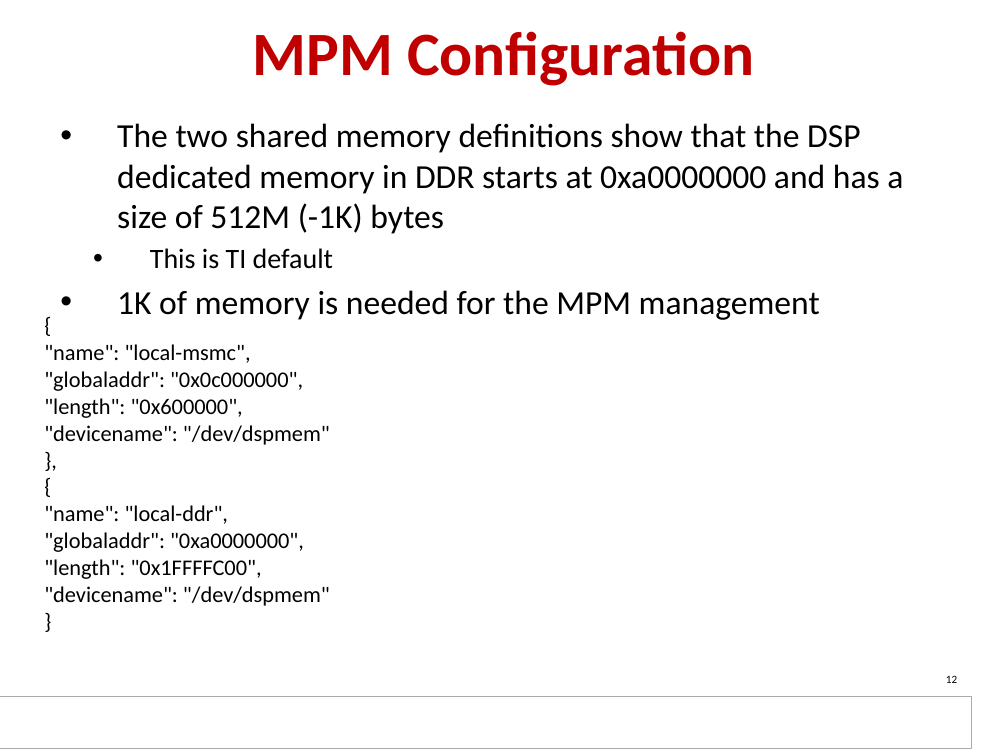
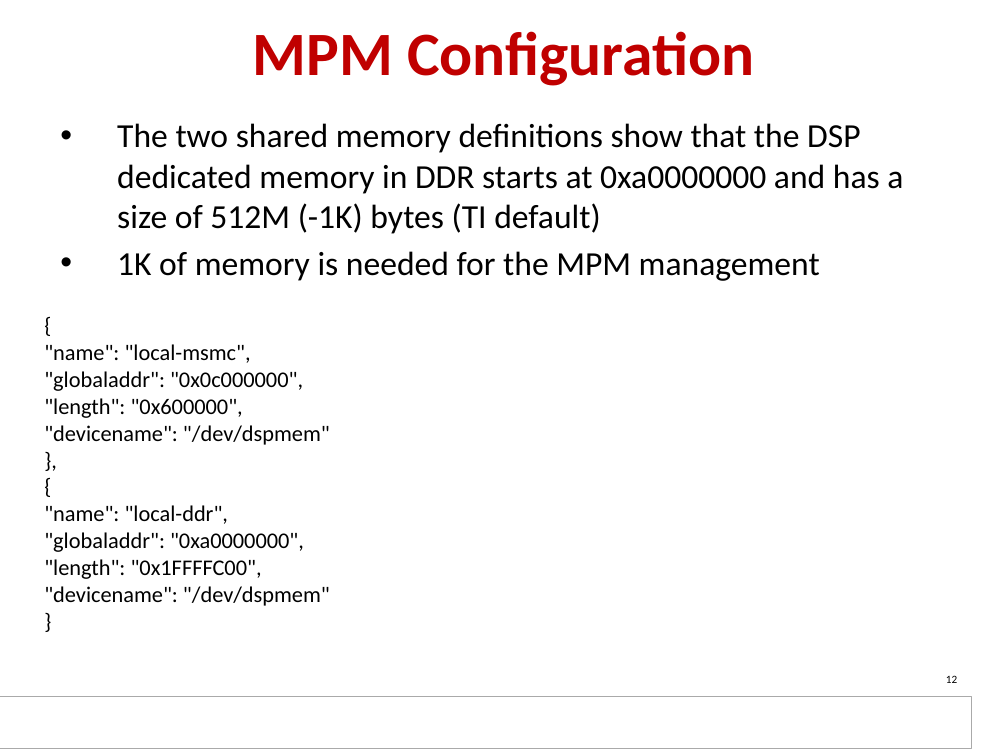
Before and after one commit to hari1989/keystone-workshop, a slide deck: slide 12 of slides/KeyStone ARM DSP.pptx. Drawn at 1008x756 pixels with LibreOffice and Linux fonts; fonts in the diff are those of the drawing; background and template pictures are left out. Boxes give left, top, right and bottom in pixels: in the first picture for what was removed or moved away, otherwise in the second. Text is boxed around its words. In the diff, an @@ line names an element or a change of style, - is before the commit and + after.

```diff
--- a/slides/KeyStone ARM DSP.pptx
+++ b/slides/KeyStone ARM DSP.pptx
@@ text at box(117, 123, 903, 234): text changed @@
-• The two shared memory definitions show that the DSP dedicated memory in DDR starts at 0xa0000000 and has a size of 512M (-1K) bytes
-  • This is TI default
+• The two shared memory definitions show that the DSP dedicated memory in DDR starts at 0xa0000000 and has a size of 512M (-1K) bytes (TI default)
```
Also in this commit, not shown: 15 other slides changed, 8 slides added, 15 slides removed.
